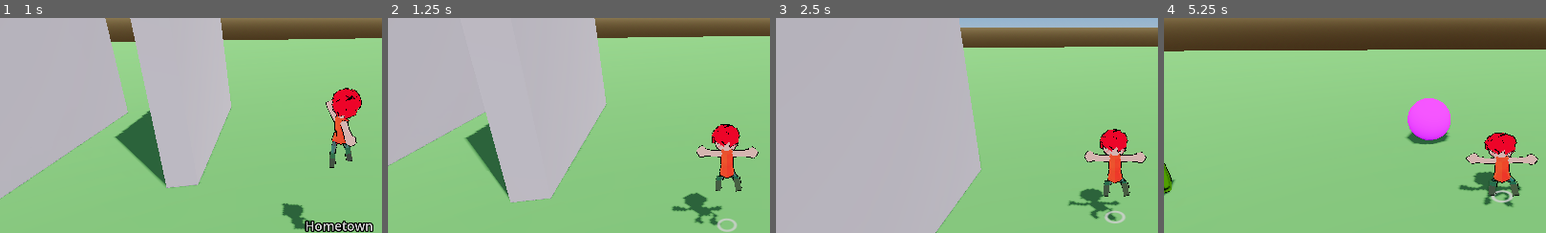
Above: before the commit, frames 1-4 (left to right).
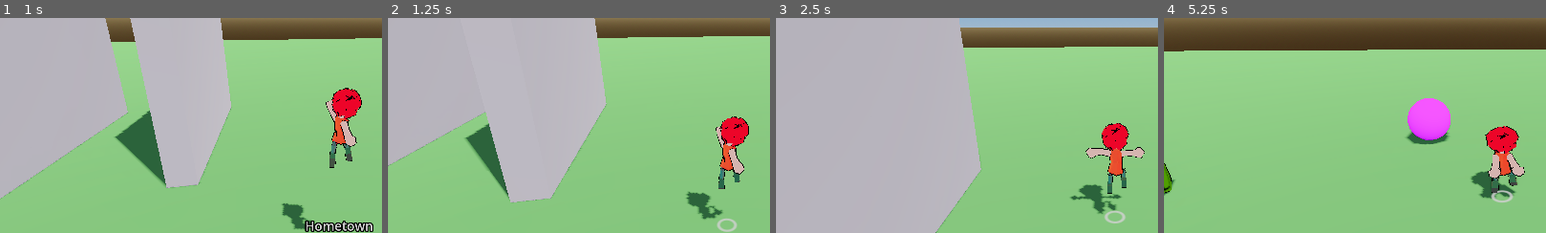
Above: after the commit, the same moments.

Repository: doggoanim/Krits
Game: Godot game, scene res://main.tscn
The game is run twice, just before and just after one commit, with the same random seed, the same clock (stepped at 60 frames per second) and the same inputs.
Inputs (mouse positions are % of the whole screen's width and height, from its top left):
- Up to frame 1 (1 s): tap Enter at 0.5 s; move the mouse to (55, 50) at 0.52 s; hold W (move_forward) from 0.53 s (still down); tap Space (jump) at 0.6, 0.77 s
- Up to frame 2 (1.25 s): keep holding W (move_forward); tap Space (jump) at 1.07 s
- Up to frame 3 (2.5 s): keep holding W (move_forward); move the mouse to (45, 50) at 1.27 s; tap Ctrl (crouch_pound) at 1.35 s; tap Space (jump) at 1.52, 1.55, 1.82, 2.3 s; move the mouse to (52, 48) at 2.02 s; tap E (interact) at 2.1 s
- Up to frame 4 (5.25 s): keep holding W (move_forward); move the mouse to (49, 52) at 2.77 s; tap Shift (roll_dive) at 2.85 s; tap Space (jump) at 3.02, 3.05, 3.32, 3.6, 3.77, 4.07, 4.52, 4.55, 4.82 s; move the mouse to (57, 51) at 3.52 s; move the mouse to (42, 49) at 4.27 s; tap Ctrl (crouch_pound) at 4.35 s; move the mouse to (51, 50) at 5.02 s; tap E (interact) at 5.1 s
The pictures show only the part of the screen within x 6-56%, y 25-75%; the shares and areas given below are measured in that part.

Frame 1 is identical in both runs. In frame 2, 2.6% of the frame differs, in the area x 74-97%, y 45-97%; in frame 3, 2.3%; in frame 4, 2.3%.

Commit message:
Push the falling pose even later into the descent
fall_pose_velocity -6.0 -> -14.0.

Co-Authored-By: Claude Sonnet 5 <noreply@anthropic.com>
Claude-Session: https://claude.ai/code/session_01TYpdm1jACUqsWG6yyTxbgm

Diff:
--- a/player/player_config.gd
+++ b/player/player_config.gd
@@ -41,9 +41,9 @@
 @export var air_steer_rate := 2.2          ## rad/s steering while carrying extra momentum
 @export var momentum_drag := 1.5           ## speed lost per second above air_speed
 @export var jump_velocity := 12.0          ## fixed height every jump — no variable height from holding
-@export var fall_pose_velocity := -6.0     ## AirState only switches to the falling pose once velocity.y
+@export var fall_pose_velocity := -14.0    ## AirState only switches to the falling pose once velocity.y
                                             ## drops below this, not simply the instant it goes negative
-                                            ## at the jump's apex — holds the rising pose a bit into the
+                                            ## at the jump's apex — holds the rising pose well into the
                                             ## descent so falling doesn't flip in too early/abruptly
 @export var coyote_time := 0.1
 @export var jump_buffer := 0.12
